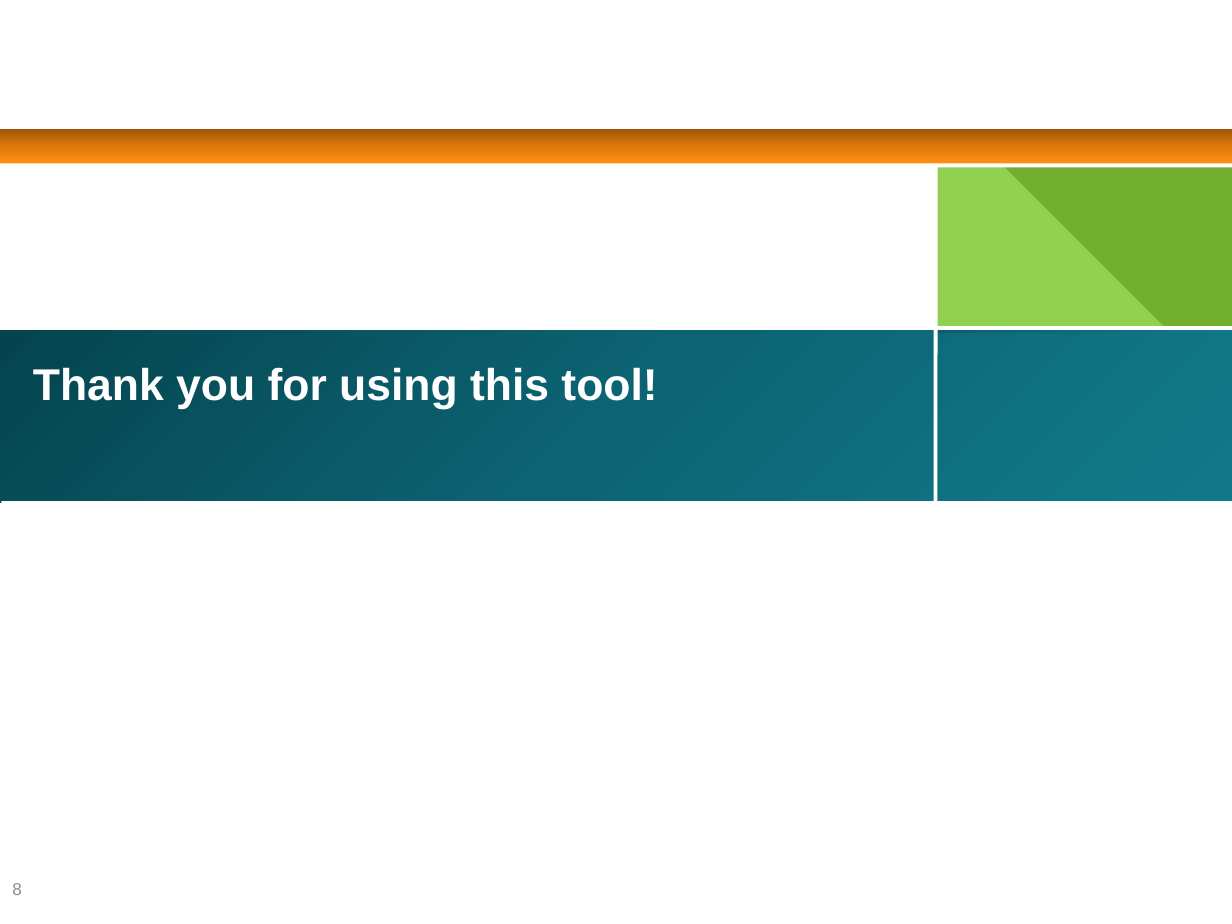
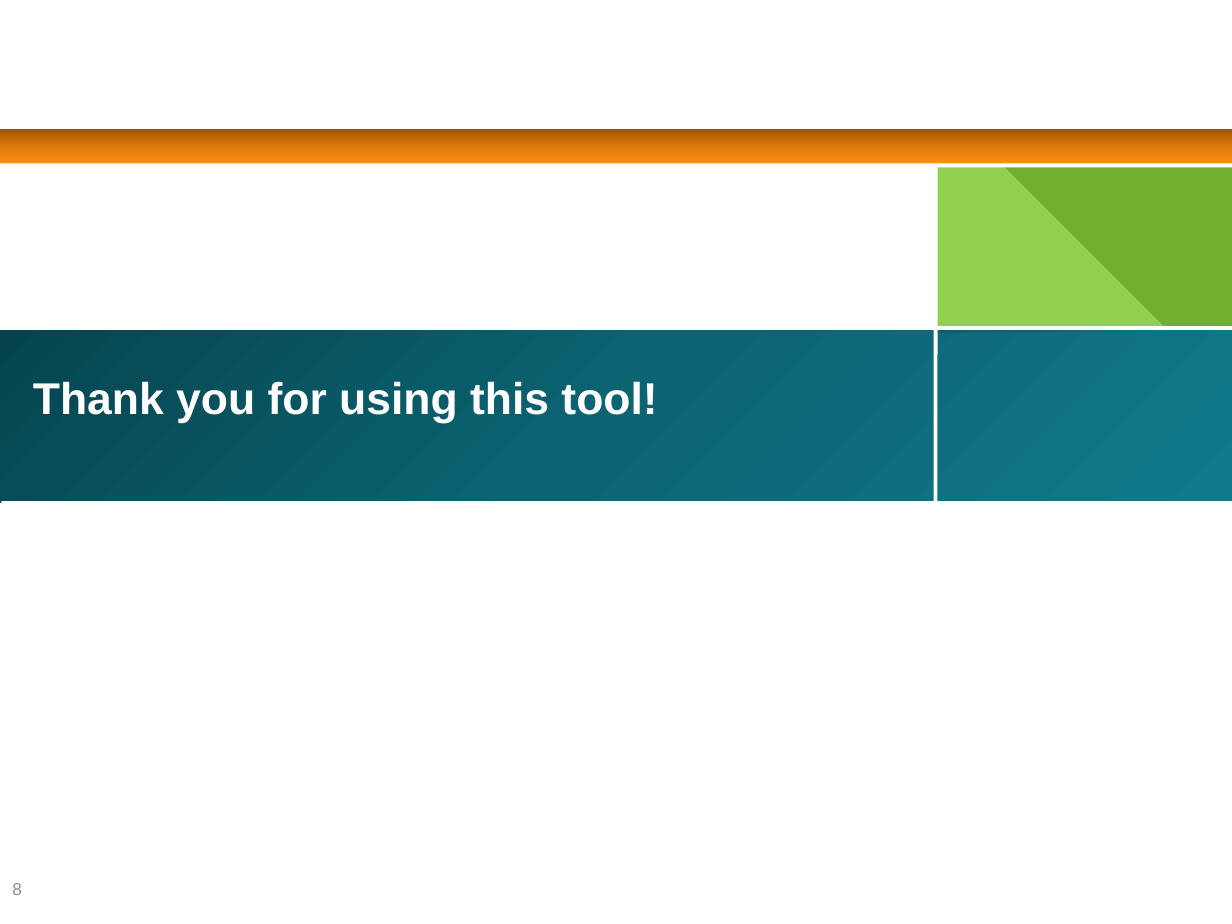
Before and after one commit to gravufo/LogFilter, a slide deck: slide 8 of TestMonitoringTool.pptx. Drawn at 1232x924 pixels with LibreOffice and Linux fonts; fonts in the diff are those of the drawing; background and template pictures are left out. Boxes give left, top, right and bottom in pixels: in the first picture for what was removed or moved away, otherwise in the second. Text is boxed around its words. In the diff, an @@ line names an element or a change of style, - is before the commit and + after.

```diff
--- a/TestMonitoringTool.pptx
+++ b/TestMonitoringTool.pptx
@@ title "Thank you for using this ...": place and size @@
-title "Thank you for using this ..." at box(33, 367, 657, 409)
+title "Thank you for using this ..." at box(33, 381, 657, 424)
```
Also in this commit, not shown: 6 other slides changed, 23 other files.
